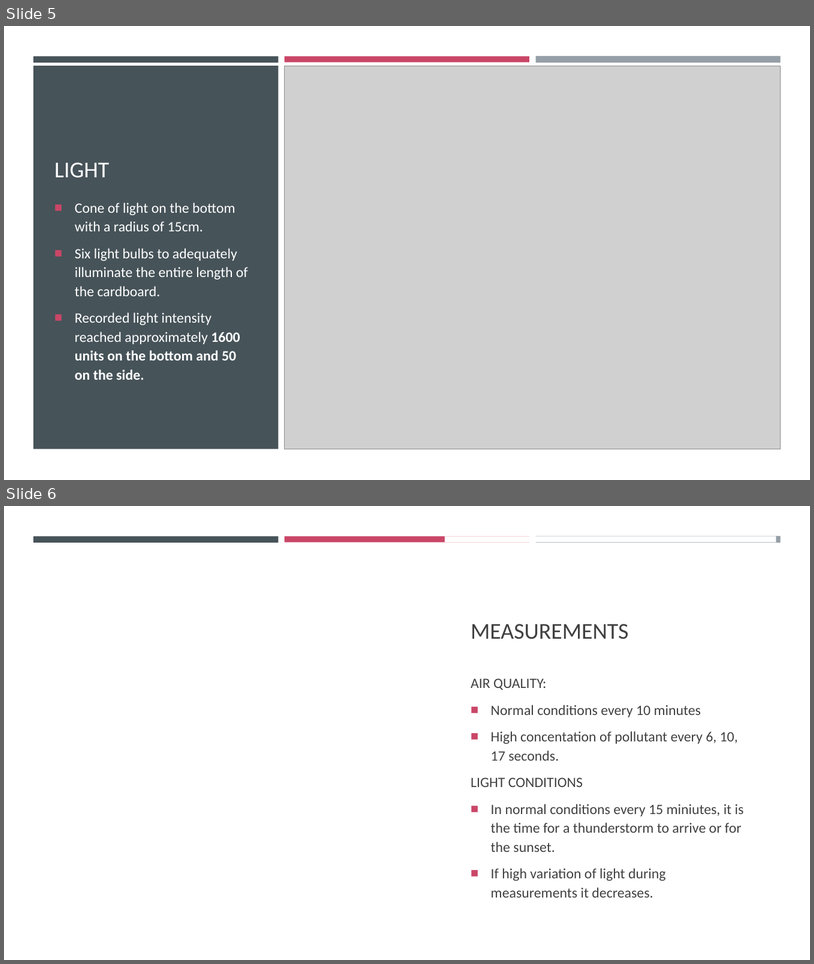
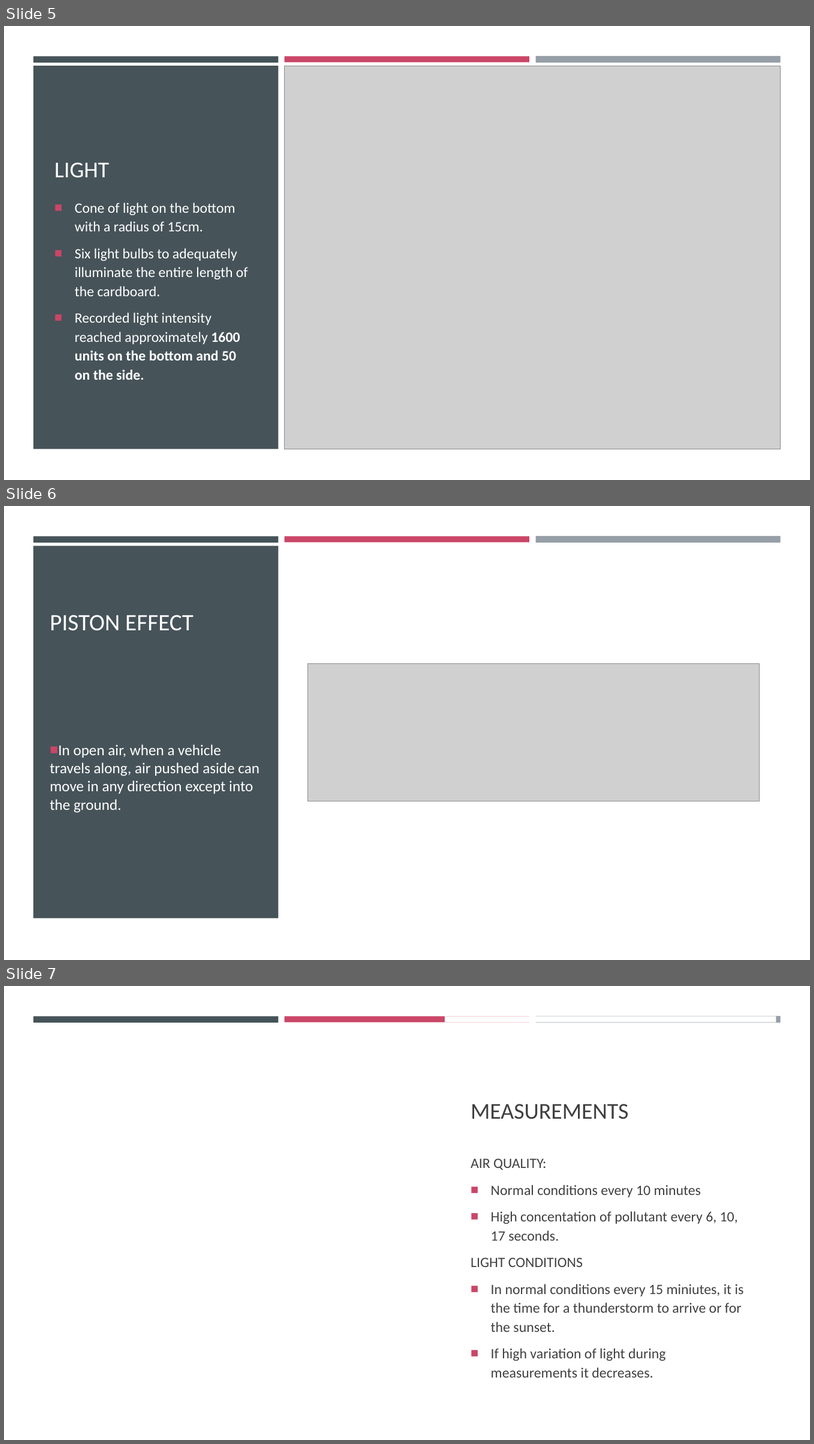
Before and after one commit to simonepascucci/IoT-Internet_of_Tunnel, a slide deck: docs/second_delivery/INTERNET of TUNNEL.pptx. Shown one above the other, each under a label of ours: slides 5 and 6 before the commit, slides 5, 6 and 7 after it. The pictures are 814x964 and 814x1444 pixels, drawn with LibreOffice and Linux fonts; fonts in the diff are those of the drawing; grey boxes stand for pictures; background and template pictures are left out. Boxes give left, top, right and bottom in pixels: in the first picture for what was removed or moved away, otherwise in the second. Text is boxed around its words. In the diff, an @@ line names an element or a change of style, - is before the commit and + after.

Commit message:
Modified checkpoint presentation

```diff
--- a/docs/second_delivery/INTERNET of TUNNEL.pptx
+++ b/docs/second_delivery/INTERNET of TUNNEL.pptx
@@ slide 6 added at box(4, 506, 810, 960), background #000000 @@
@@ rectangle added at box(4, 506, 810, 960), fill #FFFFFF @@
@@ rectangle added at box(33, 536, 279, 542), fill #465359 @@
@@ rectangle added at box(285, 536, 530, 542), fill #CA4667 @@
@@ rectangle added at box(536, 536, 781, 543), fill #969FA7 @@
@@ rectangle added at box(33, 546, 278, 918), fill #465359 @@
@@ title added at box(50, 615, 194, 631), 28 pt, text #FFFFFF @@
+PISTON EFFECT
@@ picture added at box(308, 663, 759, 801) @@
@@ text added at box(50, 744, 260, 813), 18 pt, text #FFFFFF @@
+■ In open air, when a vehicle travels along, air pushed aside can move in any direction except into the ground.
@@ what was slide 6 is now slide 7 @@
```
